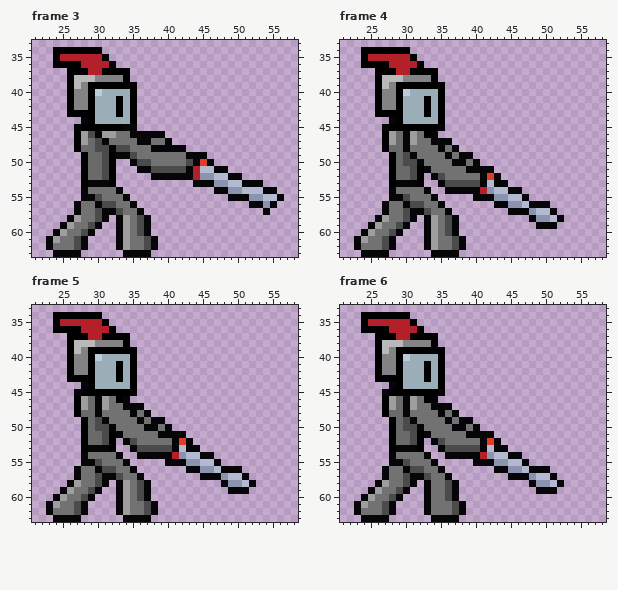
File history of a pixel-art file, assets/player/6knight-atk2.aseprite. Above: the version before the commit.
64x64 pixels, 6 frames. Shown: frame 3: x 21..58, y 33..63; frame 4: x 21..58, y 33..63; frame 5: x 21..58, y 33..63; frame 6: x 21..58, y 33..63.
And afterwards:
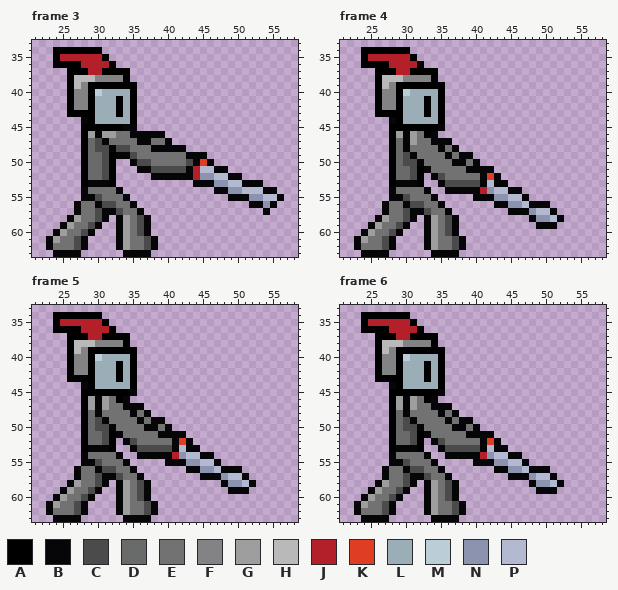
Palette (. is transparent): A #000000  B #060608  C #4b4b4b  D #696a6a  E #727272  F #838284  G #9e9e9e  H #b9b9b9  J #b4202a  K #df3e23  L #9badb7  M #bbcdd7  N #8b93af  P #b3b9d1
What changed:
--- frame 3, layers "Hands", "Upper body"
@@ x 25..31 @@
 44 ...BALL
-45 ..BAAAA
-46 ..AGCBG
-47 ..AGDCB
-48 ..ADDCC
+45 ...AAAA
+46 ...AGBG
+47 ...ADCB
+48 ...ADCC
 49 ...ADDC
--- frame 4, layer "Upper body"
@@ x 25..31 @@
 44 ...BALL
-45 ..BAAAA
-46 ..AGDBG
-47 ..AGDBG
-48 ..ADDBE
+45 ...AAAA
+46 ...AGBG
+47 ...ADBG
+48 ...ADBE
 49 ...ADCB
--- frame 5, layer "Upper body"
@@ x 25..31 @@
 44 ...BALL
-45 ..BAAAA
-46 ..AGDBG
-47 ..AGDBG
-48 ..ADDBE
+45 ...AAAA
+46 ...AGBG
+47 ...AGBG
+48 ...ADBE
 49 ...ADCB
--- frame 6, layers "Leg", "Upper body"
@@ x 25..31 @@
 44 ...BALL
-45 ..BAAAA
-46 ..AGDBG
-47 ..AGDBG
-48 ..ADDBE
+45 ...AAAA
+46 ...AGBG
+47 ...AGBG
+48 ...ADBE
 49 ...ADCB
@@ x 32..36 @@
 57 BCEEB
-58 .BEEC
-59 .BEEC
-60 .BEEC
-61 .BEEE
-62 .BEEE
+58 .BGEC
+59 .BGEC
+60 .BGEC
+61 .BGEE
+62 .BGEE
 63 ..BBB
